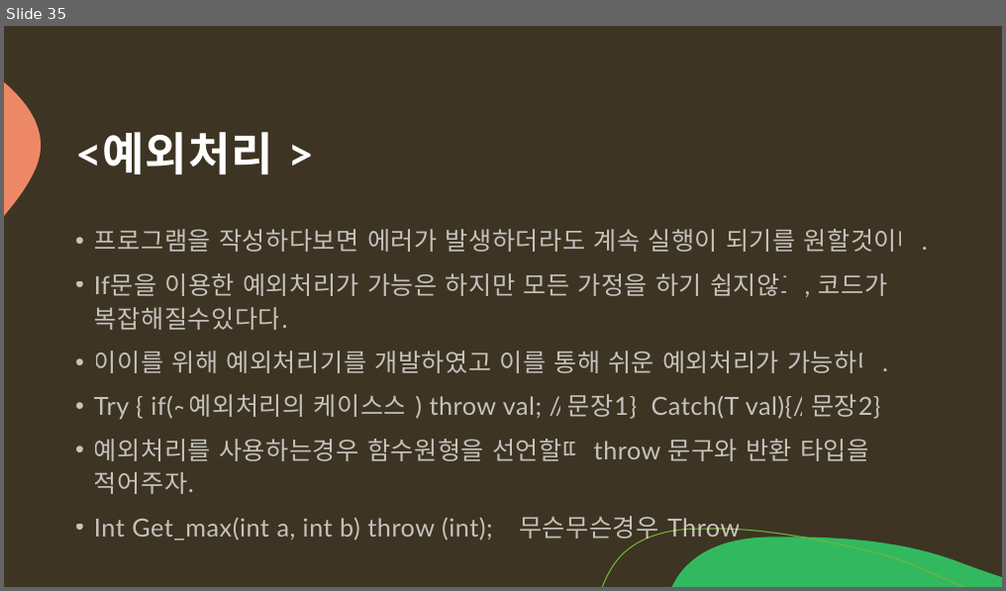
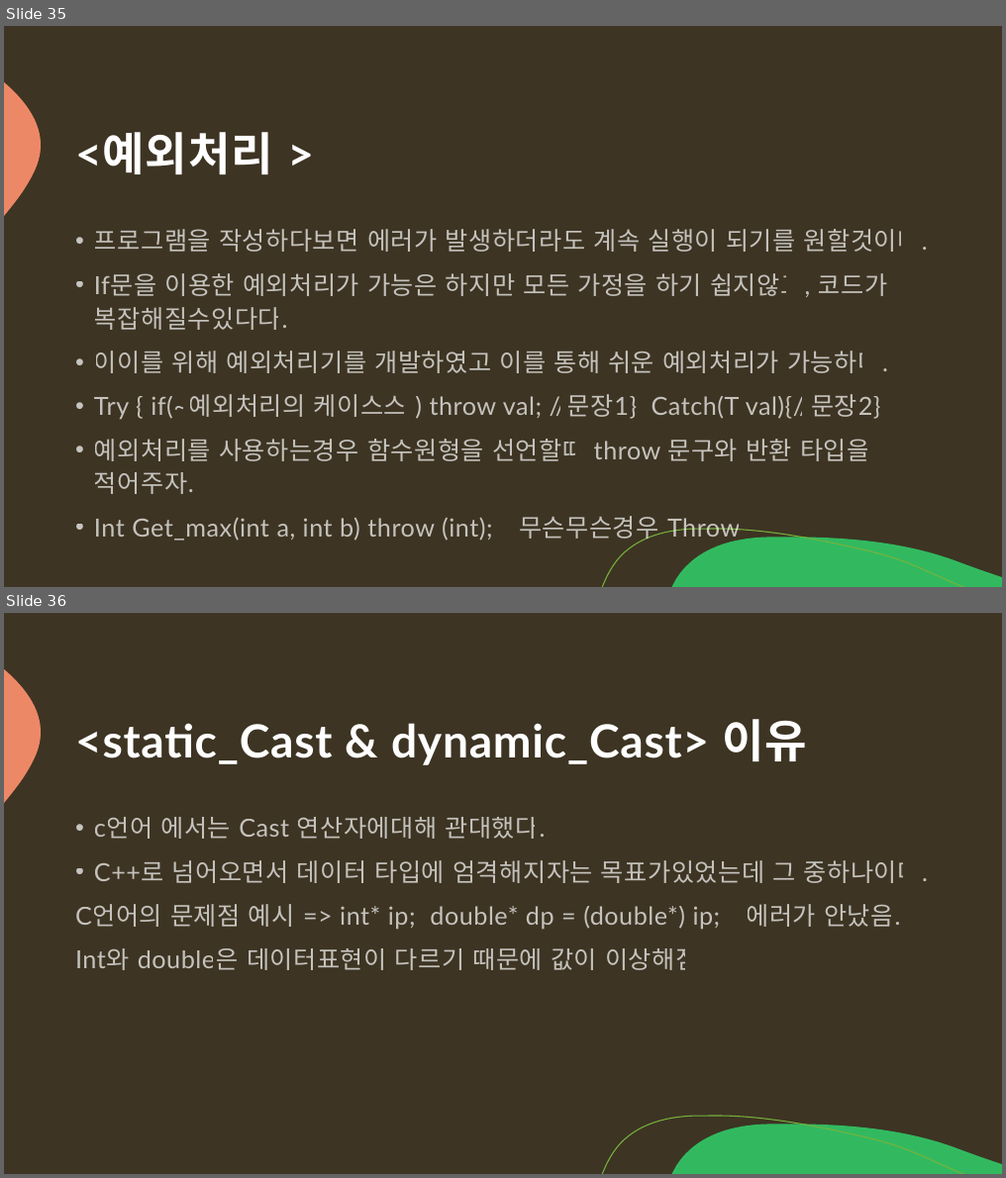
Before and after one commit to arkchimy/_Algorithm, a slide deck: 전공지식/C언어의 기초/C언어 기초지식.pptx. Shown one above the other, each under a label of ours: slide 35 before the commit, slides 35 and 36 after it. The pictures are 1006x591 and 1006x1178 pixels, drawn with LibreOffice and Linux fonts; fonts in the diff are those of the drawing. Boxes give left, top, right and bottom in pixels: in the first picture for what was removed or moved away, otherwise in the second. Text is boxed around its words. In the diff, an @@ line names an element or a change of style, - is before the commit and + after.

Commit message:
[C++ 지식Update] Static_Cast & dynamic_Cast  & template

```diff
--- a/전공지식/C언어의 기초/C언어 기초지식.pptx
+++ b/전공지식/C언어의 기초/C언어 기초지식.pptx
@@ slide 36 added at (4,613,1002,1174), background #3D3423; not listed: 3 template elements that a slide beside it also shows @@
@@ title added at (75,719,808,765), 44 pt, text #FFFFFF, bold @@
+<static_Cast & dynamic_Cast> 이유
@@ text added at (75,817,928,970), 24 pt, text #FFFFFF at 70% opacity @@
+• c언어 에서는 Cast 연산자에대해 관대했다.
+• C++로 넘어오면서 데이터 타입에 엄격해지자는 목표가있었는데 그 중하나이다.
+C언어의 문제점 예시 => int* ip; double* dp = (double*) ip; //에러가 안났음.
+Int와 double은 데이터표현이 다르기 때문에 값이 이상해짐
```
Also in this commit, not shown: 5 other slides added.
